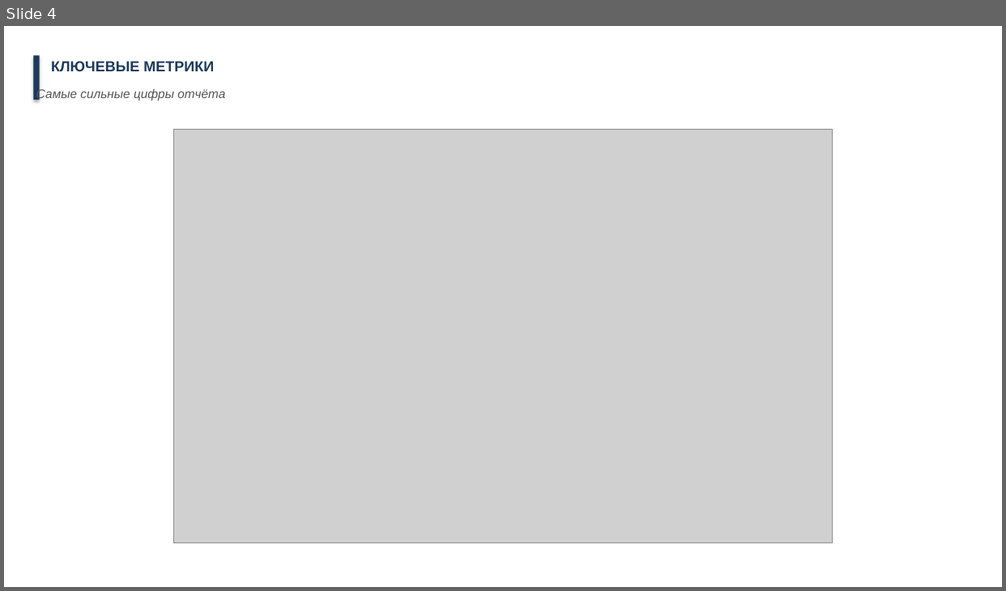
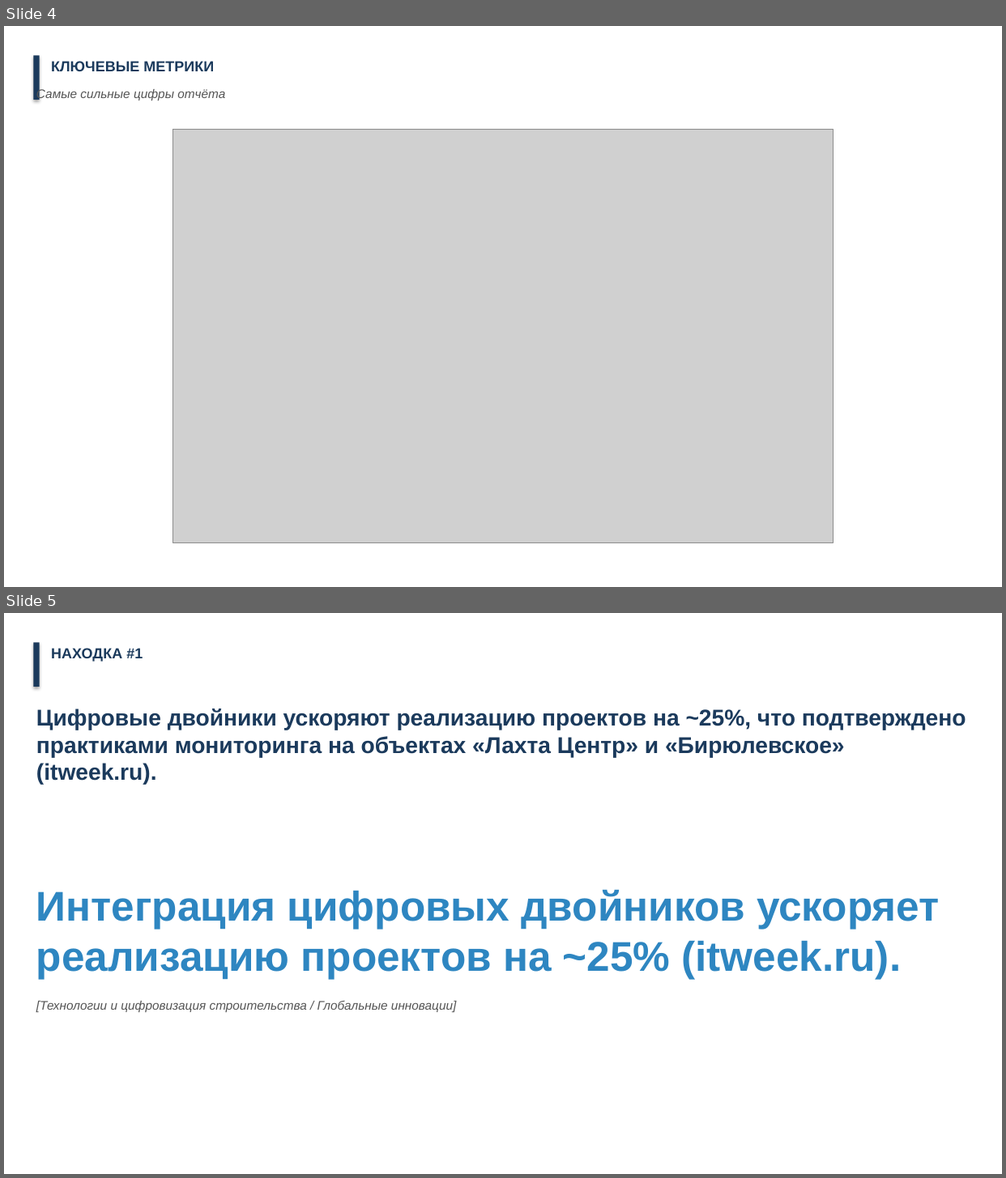
Before and after one commit to druzhkin/smart-report, a slide deck: reports/20260415-world-trends-housing.pptx. Shown one above the other, each under a label of ours: slide 4 before the commit, slides 4 and 5 after it. The pictures are 1006x591 and 1006x1178 pixels, drawn with LibreOffice and Linux fonts; fonts in the diff are those of the drawing; grey boxes stand for pictures. Boxes give left, top, right and bottom in pixels: in the first picture for what was removed or moved away, otherwise in the second. Text is boxed around its words. In the diff, an @@ line names an element or a change of style, - is before the commit and + after.

```diff
--- a/reports/20260415-world-trends-housing.pptx
+++ b/reports/20260415-world-trends-housing.pptx
@@ slide 5 added at bbox=[4, 613, 1002, 1174], background #FFFFFF @@
@@ rectangle added at bbox=[33, 642, 39, 687], fill #1B3A5C @@
@@ text added at bbox=[51, 648, 143, 662], 14 pt, text #1B3A5C, bold @@
+НАХОДКА #1
@@ text added at bbox=[36, 709, 966, 785], 22 pt, text #1B3A5C, bold @@
+Цифровые двойники ускоряют реализацию проектов на ~25%, что подтверждено практиками мониторинга на объектах «Лахта Центр» и «Бирюлевское» (itweek.ru).
@@ text added at bbox=[36, 889, 940, 979], 40 pt, text #2E86C1, bold @@
+Интеграция цифровых двойников ускоряет реализацию проектов на ~25% (itweek.ru).
@@ text added at bbox=[36, 1001, 456, 1012], 12 pt, text #555555, italic @@
+[Технологии и цифровизация строительства / Глобальные инновации]
```
Also in this commit, not shown: 3 slides changed, 8 other slides added, 1 slide removed, 9 other files.
